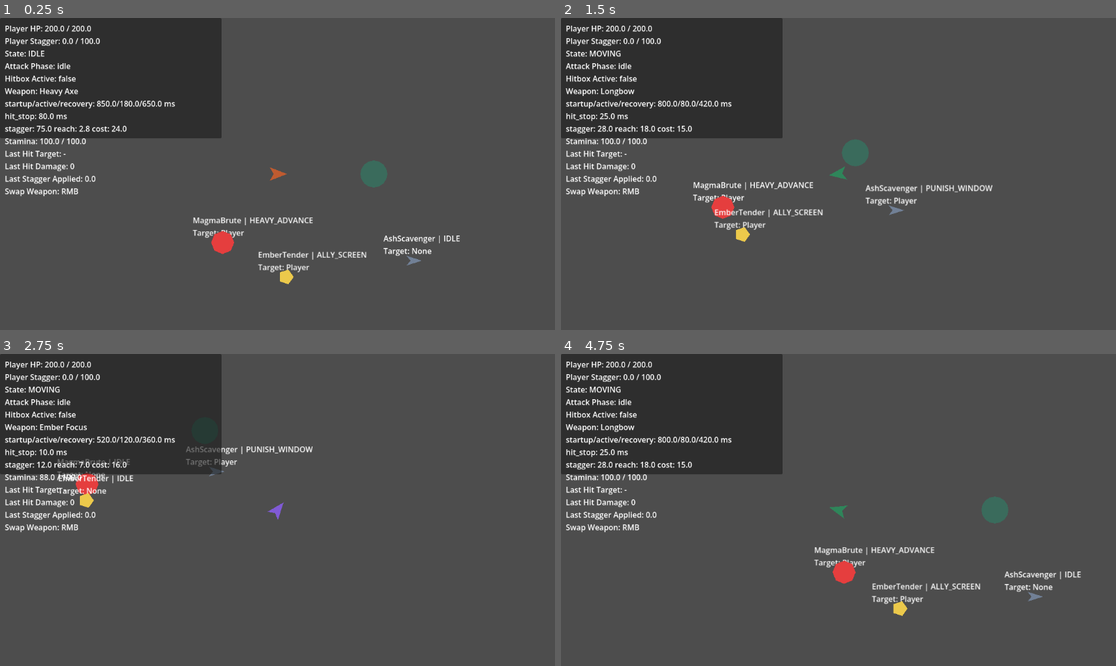
Above: before the commit, frames 1-4 (two rows, left to right).
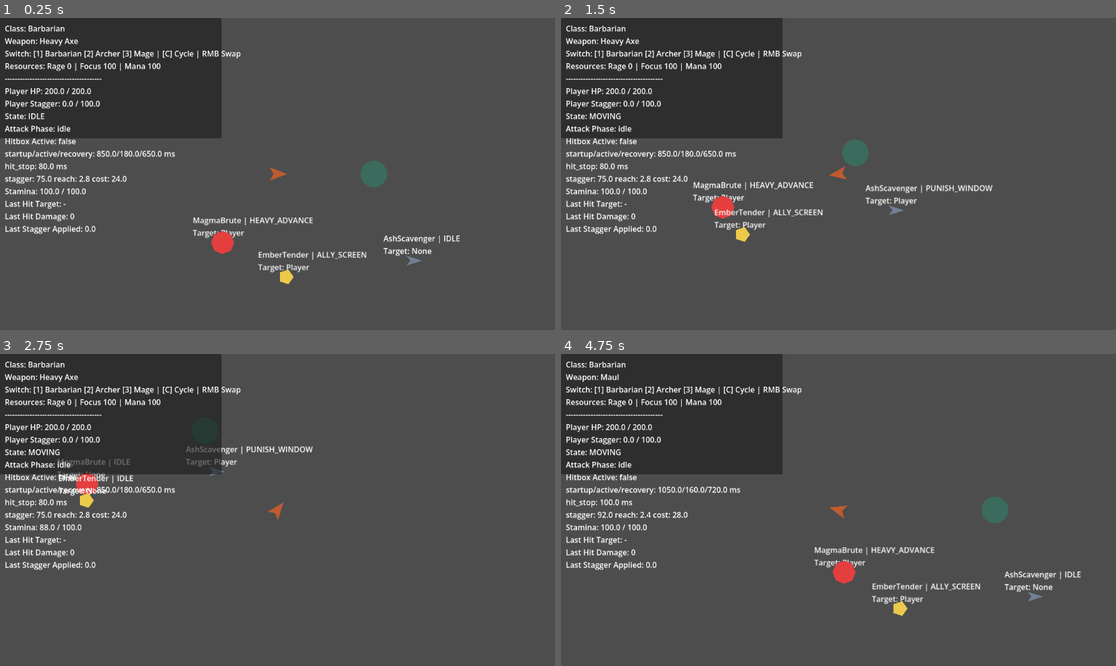
Above: after the commit, the same moments.

Repository: CS-Builder1/Archaic-Quest
Game: Godot game, scene res://scenes/world/OuterCaldera.tscn
The game is run twice, just before and just after one commit, with the same random seed, the same clock (stepped at 60 frames per second) and the same inputs.
Inputs (mouse positions are in pixels of both pictures, inside the frame that each line leads up to):
- Up to frame 1 (0.25 s): no input
- Up to frame 2 (1.5 s): move the mouse to (960, 158) at 0.52 s; hold D (move_right) 0.53-1.28 s; tap 1 (switch_class) at 0.6 s; tap 2 (switch_weapon) at 0.8, 1.35 s; move the mouse to (727, 189) at 1.27 s; hold S (move_down) from 1.28 s (still down)
- Up to frame 3 (2.75 s): tap 1 (switch_class) at 1.55 s; move the mouse to (333, 441) at 2.02 s; release S (move_down) at 2.03 s; hold D (move_right) from 2.03 s (still down); tap Space (dodge) at 2.1 s; tap 2 (switch_weapon) at 2.3 s
- Up to frame 4 (4.75 s): move the mouse to (810, 572) at 2.77 s; release D (move_right) at 2.78 s; hold W (move_up) 2.78-3.53 s; tap F (interact) at 2.85 s; tap 1 (switch_class) at 3.05, 4.55 s; move the mouse to (1005, 556) at 3.52 s; hold A (move_left) from 3.53 s (still down); click (1005, 556) at 3.6 s; tap 2 (switch_weapon) at 3.8 s; tap R (reload_test_scene) at 4.15 s; move the mouse to (672, 463) at 4.27 s; right-click (672, 463) at 4.35 s

The runs differ from the first frame. In frame 1, 3.9% of the frame differs, in the area x 0-44%, y 2-70%; in frame 2, 4.0%, in the area x 0-52%, y 2-70%; in frame 3, 3.9%; in frame 4, 4.0%.

Commit message:
feat: implement player controller with class-based combat, state machine, and health/resource management systems

Diff:
--- a/scripts/combat/HealthComponent.gd
+++ b/scripts/combat/HealthComponent.gd
@@ -16,13 +16,13 @@
 	current_health = maxi(current_health - amount, 0)
 	damaged.emit(amount, source)
 	EventBus.emit_combat("damage_applied", {
-		"target": str(get_parent().name) if get_parent() else "unknown",
+		"target": get_parent().name if get_parent() else "unknown",
 		"amount": amount,
 	})
 	if current_health <= 0:
 		died.emit(source)
 		EventBus.emit_combat("actor_died", {
-			"target": str(get_parent().name) if get_parent() else "unknown",
+			"target": get_parent().name if get_parent() else "unknown",
 		})
 
 func heal(amount: int) -> void:
--- a/scripts/player/PlayerController.gd
+++ b/scripts/player/PlayerController.gd
@@ -26,6 +26,23 @@
 var last_move_vector: Vector2 = Vector2.RIGHT
 
 # Class Switching & Weapon Systems (M5 implementation)
+const CLASS_BARBARIAN := "Barbarian"
+const CLASS_ARCHER := "Archer"
+const CLASS_MAGE := "Mage"
+
+const CLASS_ORDER := [CLASS_BARBARIAN, CLASS_ARCHER, CLASS_MAGE]
+const CLASS_WEAPONS := {
+	CLASS_BARBARIAN: ["Heavy Axe", "Maul"],
+	CLASS_ARCHER: ["Longbow", "Shortbow"],
+	CLASS_MAGE: ["Fire Staff", "Ember Focus"]
+}
+
+var active_class: String = CLASS_BARBARIAN
+var active_weapon_index: int = 0
+var rage: float = 0.0
+var focus: float = 100.0
+var mana: float = 100.0
+
 var combat_class: String = "barbarian"
 var class_cycle: Array[String] = ["barbarian", "archer", "mage"]
 var class_index: int = 0
@@ -133,15 +150,25 @@
 		attack_collision.disabled = true
 
 func _process(_delta: float) -> void:
-	if input_intent.wants_switch_class:
-		_switch_class(1)
-	if input_intent.wants_switch_weapon:
-		_cycle_weapon()
-	elif input_intent.wants_secondary and attack_phase == "idle":
-		_cycle_weapon() # Preservation of M3 RMB weapon swap
+	if input_intent.wants_switch_class_1:
+		_set_class(CLASS_BARBARIAN)
+	elif input_intent.wants_switch_class_2:
+		_set_class(CLASS_ARCHER)
+	elif input_intent.wants_switch_class_3:
+		_set_class(CLASS_MAGE)
+	elif input_intent.wants_cycle_class:
+		var next_index := (CLASS_ORDER.find(active_class) + 1) % CLASS_ORDER.size()
+		_set_class(CLASS_ORDER[next_index])
+
+	if input_intent.wants_secondary and attack_phase == "idle":
+		_cycle_weapon() # RMB weapon swap
 
 func _physics_process(delta: float) -> void:
 	input_intent.collect_intent(camera)
+
+	if mana_component != null:
+		mana = mana_component.current_mana
+
 	_update_facing()
 	_update_attack_state(delta)
 	_update_state(delta)
@@ -153,7 +180,7 @@
 	if hitbox_active and combat_class == "barbarian":
 		_resolve_hits()
 
-	if Input.is_action_just_pressed("reload_test_scene"):
+	if input_intent.wants_reload_scene:
 		get_tree().reload_current_scene()
 
 func _update_facing() -> void:
@@ -242,11 +269,12 @@
 func _start_attack() -> void:
 	if attack_phase != "idle":
 		return
-	var weapon := get_active_weapon()
+	var weapon := _get_active_weapon_dict()
 	if weapon.is_empty():
 		return
 	if !_spend_resource_for_weapon(weapon):
 		return
+	_update_resources_on_attack()
 	queued_attack_payload = weapon.duplicate(true)
 	attack_weapon = queued_attack_payload
 	attack_phase = "startup"
@@ -409,14 +437,16 @@
 		return stamina.spend(cost)
 	return true
 
-func _switch_class(direction: int) -> void:
-	if attack_phase != "idle":
-		return
-	class_index = posmod(class_index + direction, class_cycle.size())
-	combat_class = class_cycle[class_index]
+func _set_class(new_class: String) -> void:
+	if active_class == new_class:
+		return
+	active_class = new_class
+	combat_class = active_class.to_lower()
+	class_index = CLASS_ORDER.find(active_class)
+	active_weapon_index = int(weapon_index_by_class.get(combat_class, 0))
 	class_state_label = "ready"
-	# Reset/configure weapon size & area for the newly selected class's active weapon
 	_configure_attack_shape()
+	EventBus.debug_message.emit("Class switched to %s. Active weapon: %s" % [active_class, get_active_weapon()])
 
 func _cycle_weapon() -> void:
 	if attack_phase != "idle":
@@ -424,10 +454,13 @@
 	var weapon_ids: Array = class_weapons.get(combat_class, [])
 	if weapon_ids.is_empty():
 		return
-	weapon_index_by_class[combat_class] = posmod(int(weapon_index_by_class.get(combat_class, 0)) + 1, weapon_ids.size())
+	var new_idx := posmod(int(weapon_index_by_class.get(combat_class, 0)) + 1, weapon_ids.size())
+	weapon_index_by_class[combat_class] = new_idx
+	active_weapon_index = new_idx
 	_configure_attack_shape()
-
-func get_active_weapon() -> Dictionary:
+	EventBus.debug_message.emit("Weapon swapped to %s" % get_active_weapon())
+
+func _get_active_weapon_dict() -> Dictionary:
 	var weapon_ids: Array = class_weapons.get(combat_class, [])
 	if weapon_ids.is_empty():
 		return {}
@@ -436,10 +469,36 @@
 	return weapons_by_id.get(weapon_id, {})
 
 func _get_active_weapon() -> Dictionary:
-	return get_active_weapon()
+	return _get_active_weapon_dict()
+
+func get_active_weapon() -> String:
+	var weapons: Array = CLASS_WEAPONS.get(active_class, [])
+	if weapons.is_empty():
+		return "Unarmed"
+	return str(weapons[active_weapon_index])
+
+func get_debug_overlay_lines() -> PackedStringArray:
+	var class_hint := "[1] Barbarian [2] Archer [3] Mage | [C] Cycle | RMB Swap"
+	var resources := "Rage %.0f | Focus %.0f | Mana %.0f" % [rage, focus, mana]
+	return PackedStringArray([
+		"Class: %s" % active_class,
+		"Weapon: %s" % get_active_weapon(),
+		"Switch: %s" % class_hint,
+		"Resources: %s" % resources
+	])
+
+func _update_resources_on_attack() -> void:
+	match active_class:
+		CLASS_BARBARIAN:
+			rage = min(rage + 15.0, 100.0)
+		CLASS_ARCHER:
+			focus = max(focus - 10.0, 0.0)
+		CLASS_MAGE:
+			if mana_component == null:
+				mana = max(mana - 12.0, 0.0)
 
 func _configure_attack_shape() -> void:
-	var weapon := get_active_weapon()
+	var weapon := _get_active_weapon_dict()
 	if weapon.is_empty() or attack_area == null or attack_collision == null:
 		return
 	var reach := float(weapon.get("reach", 2.0))
@@ -478,7 +537,7 @@
 
 func _draw() -> void:
 	# Render the dynamic weapon indicator overlays (startup windup, active slice/bloom/arrow path)
-	var weapon := get_active_weapon()
+	var weapon := _get_active_weapon_dict()
 	if weapon.is_empty():
 		return
 
--- a/scripts/player/PlayerInputIntent.gd
+++ b/scripts/player/PlayerInputIntent.gd
@@ -10,8 +10,11 @@
 var wants_secondary: bool = false
 var wants_dodge: bool = false
 var wants_interact: bool = false
-var wants_switch_class: bool = false
-var wants_switch_weapon: bool = false
+var wants_reload_scene: bool = false
+var wants_switch_class_1: bool = false
+var wants_switch_class_2: bool = false
+var wants_switch_class_3: bool = false
+var wants_cycle_class: bool = false
 
 func collect_intent(camera: Camera2D) -> void:
 	move_vector = Input.get_vector("move_left", "move_right", "move_up", "move_down")
@@ -19,8 +22,11 @@
 	wants_secondary = Input.is_action_just_pressed("secondary_action")
 	wants_dodge = Input.is_action_just_pressed("dodge")
 	wants_interact = Input.is_action_just_pressed("interact")
-	wants_switch_class = Input.is_action_just_pressed("switch_class")
-	wants_switch_weapon = Input.is_action_just_pressed("switch_weapon")
+	wants_reload_scene = Input.is_action_just_pressed("reload_test_scene")
+	wants_switch_class_1 = Input.is_action_just_pressed("switch_class_1")
+	wants_switch_class_2 = Input.is_action_just_pressed("switch_class_2")
+	wants_switch_class_3 = Input.is_action_just_pressed("switch_class_3")
+	wants_cycle_class = Input.is_action_just_pressed("cycle_class")
 
 	if camera != null:
 		aim_world_position = camera.get_global_mouse_position()
--- a/scripts/ui/DebugOverlay.gd
+++ b/scripts/ui/DebugOverlay.gd
@@ -24,13 +24,18 @@
 		max_stagger = player_sc.stagger_threshold
 
 	var weapon: Dictionary = player._get_active_weapon()
+	var m5_lines := player.get_debug_overlay_lines()
 	label.text = "\n".join([
+		m5_lines[0],
+		m5_lines[1],
+		m5_lines[2],
+		m5_lines[3],
+		"---------------------------------------",
 		"Player HP: %.1f / %.1f" % [hp, max_hp],
 		"Player Stagger: %.1f / %.1f" % [stagger, max_stagger],
 		"State: %s" % player.state,
 		"Attack Phase: %s" % player.attack_phase,
 		"Hitbox Active: %s" % str(player.hitbox_active),
-		"Weapon: %s" % weapon.get("display_name", "none"),
 		"startup/active/recovery: %s/%s/%s ms" % [weapon.get("startup_ms", 0), weapon.get("active_ms", 0), weapon.get("recovery_ms", 0)],
 		"hit_stop: %s ms" % weapon.get("hit_stop_ms", 0),
 		"stagger: %s reach: %s cost: %s" % [weapon.get("stagger_value", 0), weapon.get("reach", 0), weapon.get("resource_cost", 0)],
@@ -38,5 +43,4 @@
 		"Last Hit Target: %s" % player.last_hit_target,
 		"Last Hit Damage: %d" % player.last_hit_damage,
 		"Last Stagger Applied: %.1f" % player.last_stagger_applied,
-		"Swap Weapon: RMB"
 	])
